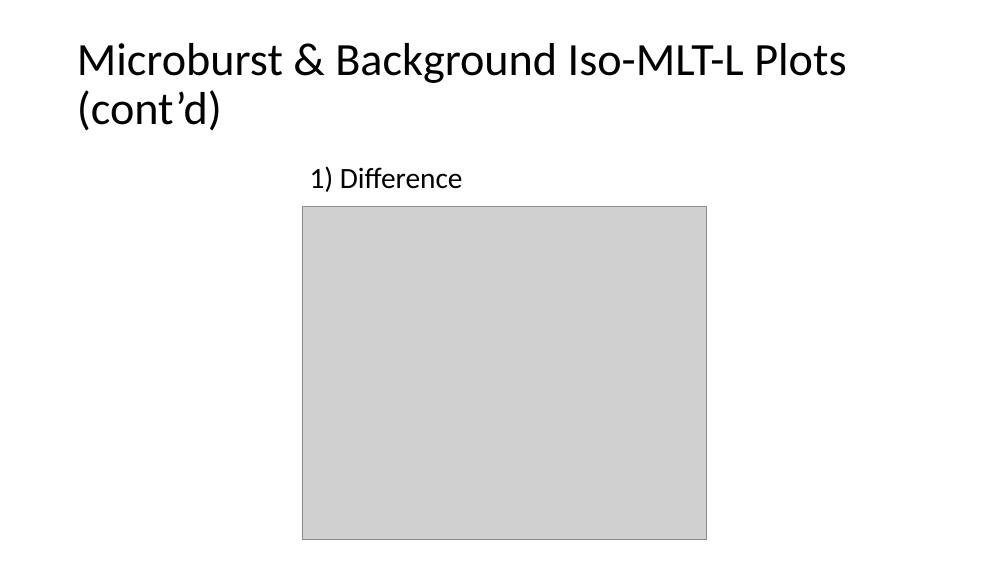
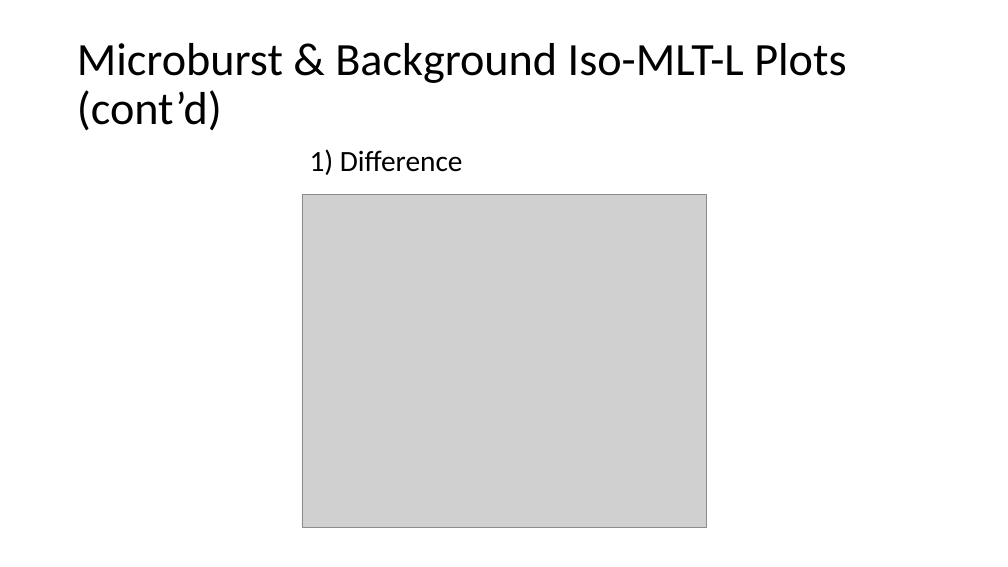
Before and after one commit to conradmr98/lasp-microburst-research, a slide deck: slide 8 of sampexlib/Concept Summaries/LASP Research Summary.pptx. Drawn at 1008x567 pixels with LibreOffice and Linux fonts; fonts in the diff are those of the drawing; grey boxes stand for pictures. Boxes give left, top, right and bottom in pixels: in the first picture for what was removed or moved away, otherwise in the second. Text is boxed around its words. In the diff, an @@ line names an element or a change of style, - is before the commit and + after.

Commit message:
Changed iso vs AE plots

```diff
--- a/sampexlib/Concept Summaries/LASP Research Summary.pptx
+++ b/sampexlib/Concept Summaries/LASP Research Summary.pptx
@@ text "1) Difference": place and size @@
-text "1) Difference" at bbox=[310, 166, 463, 192]
+text "1) Difference" at bbox=[310, 149, 463, 175]
@@ picture: place and size @@
-picture at bbox=[302, 206, 706, 539]
+picture at bbox=[302, 194, 706, 527]
```
Also in this commit, not shown: 1 slide added, 1 slide removed, 15 other files.
